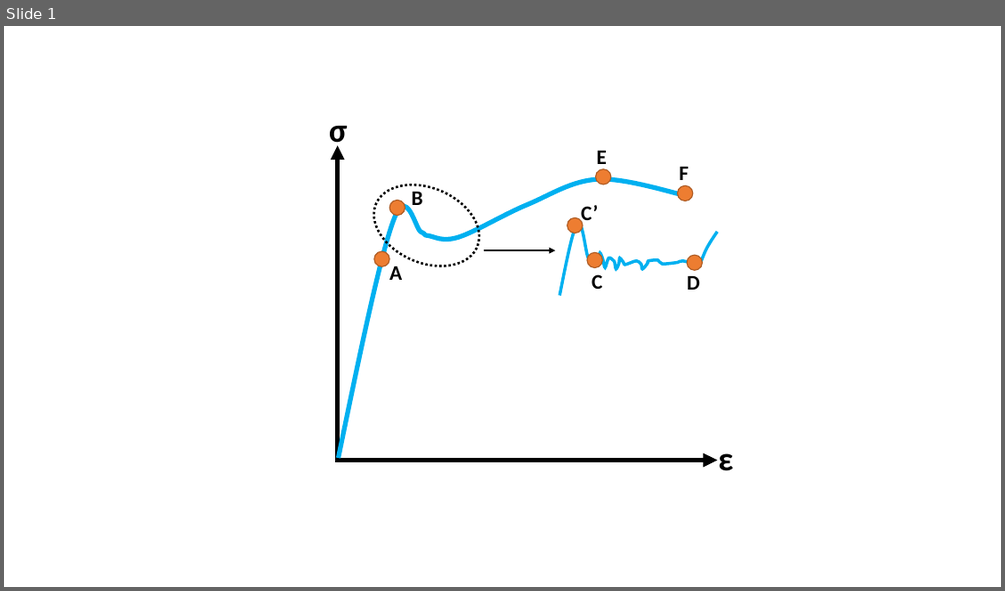
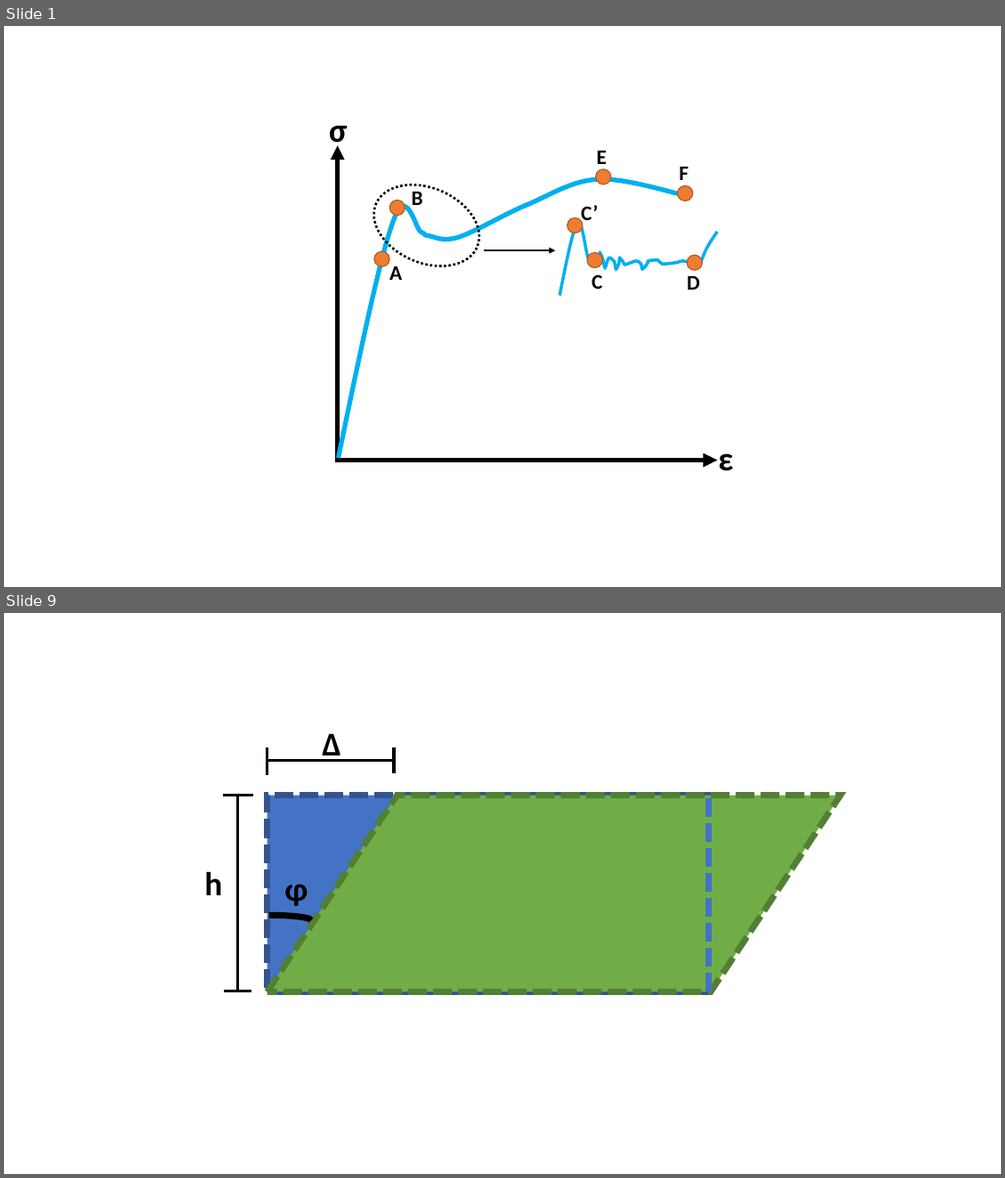
Before and after one commit to Kulasekaran-148/LATEX-Shortnotes-GATE, a slide deck: STRENGTH OF MATERIALS SHORTNOTES/SOM Revision.pptx. Shown one above the other, each under a label of ours: slide 1 before the commit, slides 1 and 9 after it; the slides between them are not shown. The pictures are 1005x591 and 1005x1178 pixels, drawn with LibreOffice and Linux fonts; fonts in the diff are those of the drawing. Boxes give left, top, right and bottom in pixels: in the first picture for what was removed or moved away, otherwise in the second. Text is boxed around its words. In the diff, an @@ line names an element or a change of style, - is before the commit and + after.

```diff
--- a/STRENGTH OF MATERIALS SHORTNOTES/SOM Revision.pptx
+++ b/STRENGTH OF MATERIALS SHORTNOTES/SOM Revision.pptx
@@ slide 9 added at (4, 613, 1001, 1174), background #FFFFFF @@
@@ text added at (322, 733, 341, 762), 32 pt, text #000000, bold @@
+Δ
@@ line added from (267, 761) to (395, 761), #000000 3 pt @@
@@ line added from (267, 747) to (267, 775), #000000 3 pt @@
@@ line added from (395, 747) to (395, 774), #000000 3 pt @@
@@ line added from (253, 795) to (223, 795), #000000 3 pt @@
@@ line added from (238, 795) to (238, 991), #000000 3 pt @@
@@ rectangle added at (267, 795, 708, 992), fill #4472C4, outline #325491 6 pt dashed @@
@@ parallelogram added at (267, 795, 841, 992), fill #70AD47, outline #538035 6 pt dashed @@
@@ line added from (708, 991) to (708, 795), #4472C4 6 pt dashed @@
@@ text added at (204, 871, 222, 895), 32 pt, text #000000, bold @@
+h
@@ text added at (284, 884, 307, 906), 32 pt, text #000000, bold @@
+φ
@@ arc (boxed as its full ellipse) added at (226, 915, 311, 925), outline #000000 6 pt @@
@@ line added from (251, 990) to (225, 990), #000000 3 pt @@
```
Also in this commit, not shown: 9 other slides added, 8 other files.
